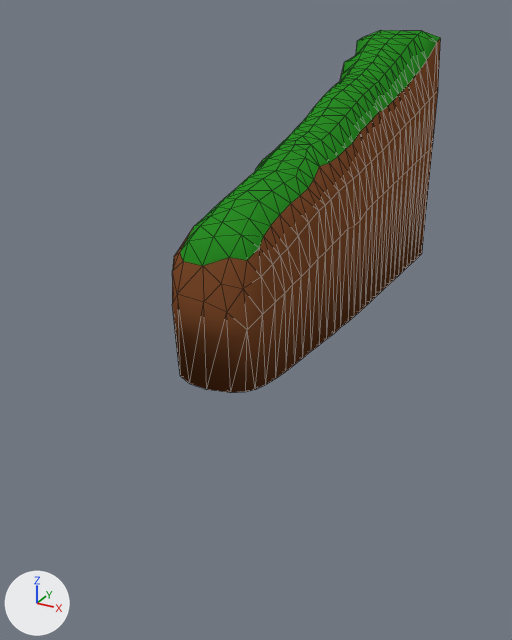
Before and after pictures for a commit that changed the Blender file HiddenHarmony/Assets/Models/Hub/walkWay.blend.
One viewpoint serves both versions: a 50 mm lens placed at (18.6, -41.1, 11.3), pointed at (-0.8, -5.8, -6.3). Lighting does not change. The marker at lower left points along +X, +Y and +Z. Mesh edges are drawn as thin lines.

The older version as bpy lines, for what is in view:
```python
me_cube = bpy.data.meshes.new('Cube')
me_cube.from_pydata(...)  # 482 vertices, 960 faces; spans x -1.0..1.0, y -1.0..1.0, z -7.1..9.8
me_cube.polygons.foreach_set('use_smooth', [True] * 960)
# faces by material slot: [236, 724]
me_cube.materials.append(mat_material)  # green #2b8d26
me_cube.materials.append(mat_grass)  # brown #7f4c2c
ob_cube = bpy.data.objects.new('Cube', me_cube)
ob_cube.location = (0.5, 0.24, 0.01)
ob_cube.rotation_euler = (0.0, 0.0, -0.00193)  # degrees (0, 0, -0.1)
ob_cube.scale = (3.22, 13.8, 1.0)
```
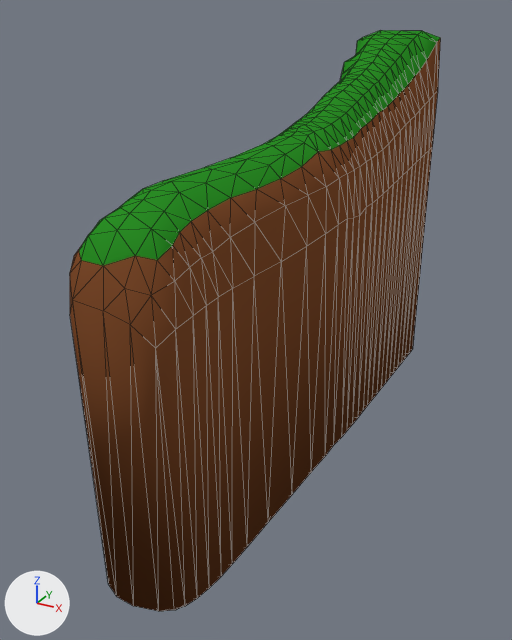
Edits to the scene script, one JSON object a line:
```json
{"block": "me_cube", "where": "# used by ob_cube; location = (0.5, 0.24, 0.01); rotation_euler = (0.0, 0.0, -0.00193), in degrees (0, 0, -0.1); scale = (3.22, 13.8, 1.0)"}
{"op": "remove", "block": "me_cube", "code": "me_cube.from_pydata(...)  # 482 vertices, 960 faces; spans x -1.0..1.0, y -1.0..1.0, z -7.1..9.8"}
{"op": "add", "block": "me_cube", "code": "me_cube.from_pydata(...)  # 482 vertices, 960 faces; spans x -1.0..1.0, y -1.5..1.0, z -15.8..9.8"}
{"block": "me_cube", "change": "me_cube part 1: 362 of 482 vertices moved; they spanned x -1.0..1.0, y -1.0..1.0, z -7.1..5.7 and now span x -1.0..1.0, y -1.5..1.0, z -15.8..5.9; mean shift (0.0, -0.2, -4.5); largest move (0.5, -0.9, -7.1) -> (0.5, -1.4, -15.8)"}
```

Boxes [x1, y1, x2, y2] around the edits, measured in the pictures (512 x 640 px; the box of a moved part takes in the faces that stretch with it):
```json
{"object": "Cube", "change": "reshaped", "before": [172, 30, 441, 393], "after": [70, 30, 441, 611], "on screen": "38% wider, 60% taller"}
{"part": 1, "of": "me_cube", "change": "moved or reshaped", "before": [172, 97, 431, 393], "after": [70, 97, 431, 611]}
```
